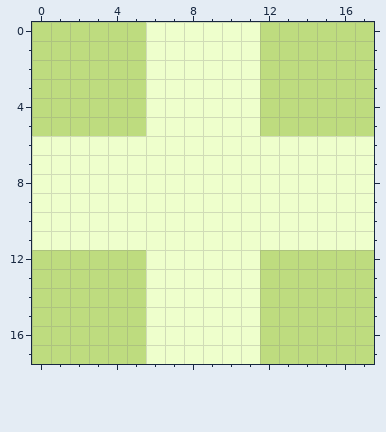
Edited in one commit: pixel-art file (assets/player_16px.ase). This is how it looked before the edit.
18x18 pixels, 1 frame.
Once edited:
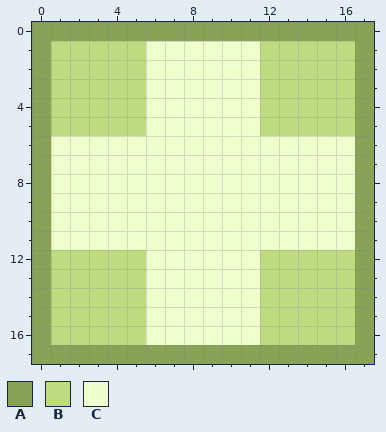
Palette (. is transparent): A #89a257  B #bedc7f  C #eeffcc
The exact change:
{"y":0,"x":0,"old":"BBBBBBCCCCCCBBBBBB","new":"AAAAAAAAAAAAAAAAAA"}
{"y":1,"x":0,"old":"B","new":"A"}
{"y":1,"x":17,"old":"B","new":"A"}
{"y":2,"x":0,"old":"B","new":"A"}
{"y":2,"x":17,"old":"B","new":"A"}
{"y":3,"x":0,"old":"B","new":"A"}
{"y":3,"x":17,"old":"B","new":"A"}
{"y":4,"x":0,"old":"B","new":"A"}
{"y":4,"x":17,"old":"B","new":"A"}
{"y":5,"x":0,"old":"B","new":"A"}
{"y":5,"x":17,"old":"B","new":"A"}
{"y":6,"x":0,"old":"C","new":"A"}
{"y":6,"x":17,"old":"C","new":"A"}
{"y":7,"x":0,"old":"C","new":"A"}
{"y":7,"x":17,"old":"C","new":"A"}
{"y":8,"x":0,"old":"C","new":"A"}
{"y":8,"x":17,"old":"C","new":"A"}
{"y":9,"x":0,"old":"C","new":"A"}
{"y":9,"x":17,"old":"C","new":"A"}
{"y":10,"x":0,"old":"C","new":"A"}
{"y":10,"x":17,"old":"C","new":"A"}
{"y":11,"x":0,"old":"C","new":"A"}
{"y":11,"x":17,"old":"C","new":"A"}
{"y":12,"x":0,"old":"B","new":"A"}
{"y":12,"x":17,"old":"B","new":"A"}
{"y":13,"x":0,"old":"B","new":"A"}
{"y":13,"x":17,"old":"B","new":"A"}
{"y":14,"x":0,"old":"B","new":"A"}
{"y":14,"x":17,"old":"B","new":"A"}
{"y":15,"x":0,"old":"B","new":"A"}
{"y":15,"x":17,"old":"B","new":"A"}
{"y":16,"x":0,"old":"B","new":"A"}
{"y":16,"x":17,"old":"B","new":"A"}
{"y":17,"x":0,"old":"BBBBBBCCCCCCBBBBBB","new":"AAAAAAAAAAAAAAAAAA"}
